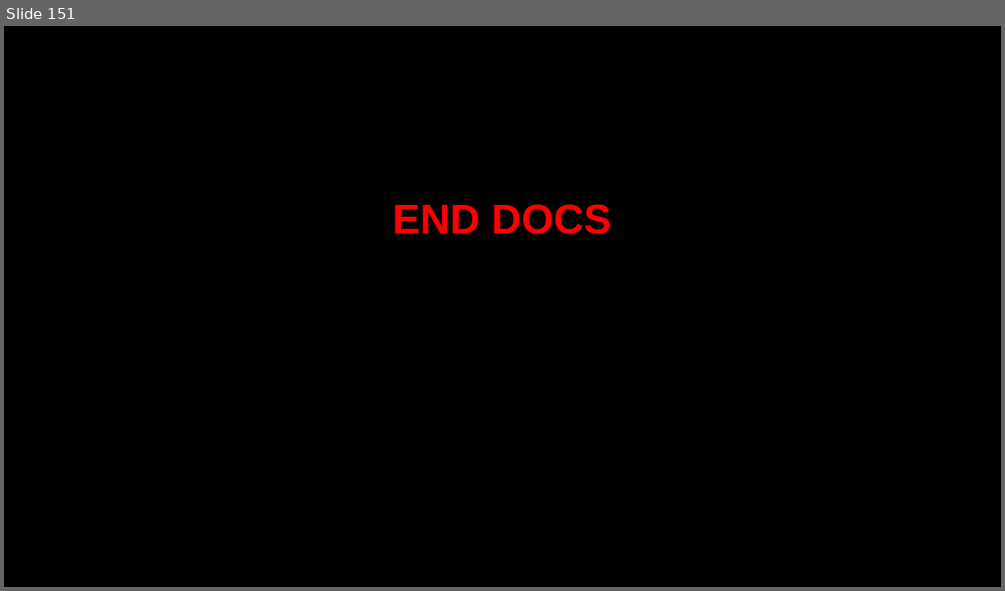
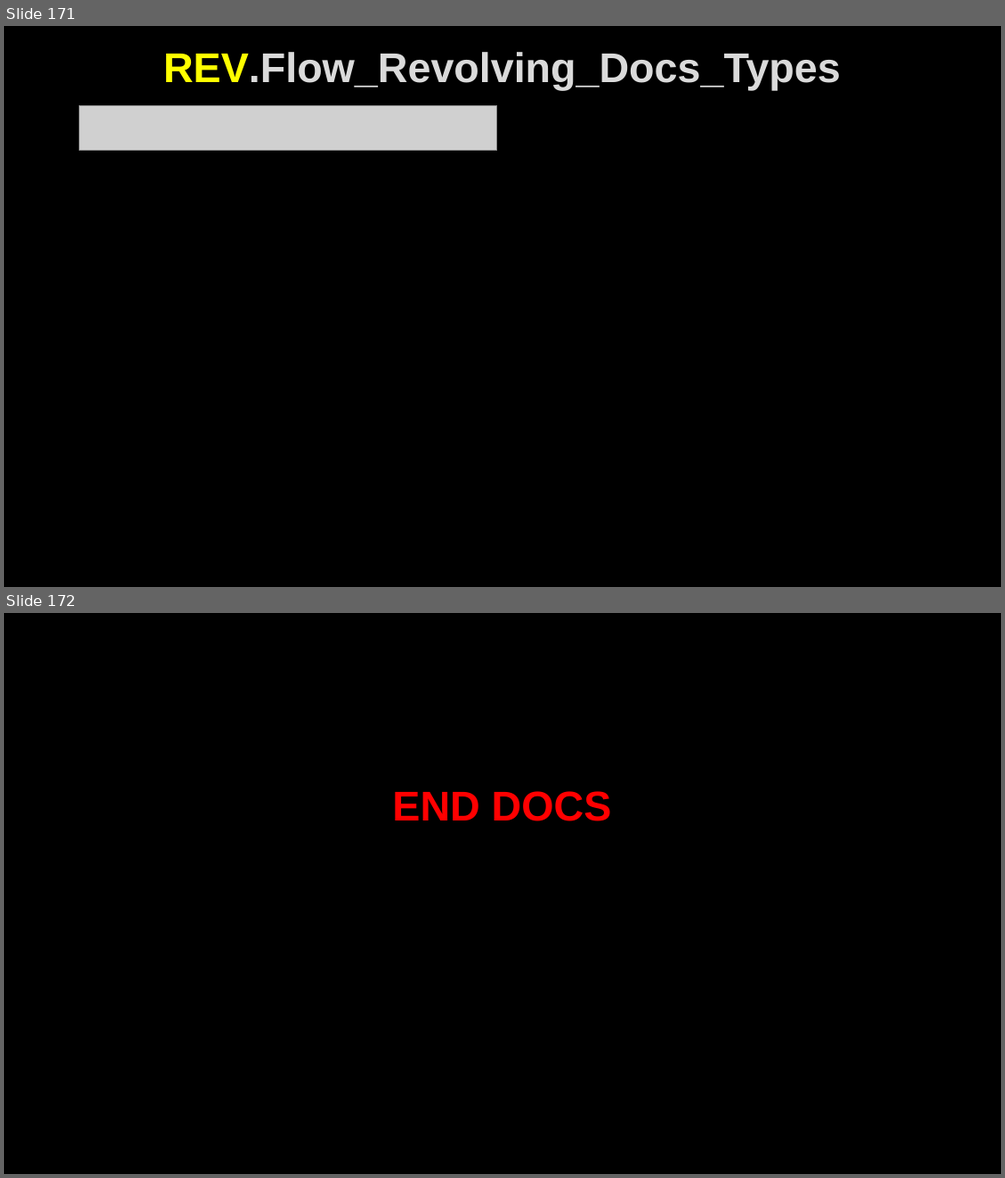
Before and after one commit to AhmedMohamedSamir1/Summary, a slide deck: Dot Net/Business.pptx. Shown one above the other, each under a label of ours: slide 151 before the commit, slides 171 and 172 after it. The pictures are 1005x591 and 1005x1178 pixels, drawn with LibreOffice and Linux fonts; fonts in the diff are those of the drawing; grey boxes stand for pictures; background and template pictures are left out. Boxes give left, top, right and bottom in pixels: in the first picture for what was removed or moved away, otherwise in the second. Text is boxed around its words. In the diff, an @@ line names an element or a change of style, - is before the commit and + after.

```diff
--- a/Dot Net/Business.pptx
+++ b/Dot Net/Business.pptx
@@ slide 171 added at (4,26,1001,587), background picture (left out) @@
@@ title added at (163,52,841,90), 40 pt, text #DADADA, bold @@
+REV.Flow_Revolving_Docs_Types
@@ picture added at (80,105,497,150) @@
@@ what was slide 151 is now slide 172 @@
```
Also in this commit, not shown: 16 slides changed, 37 other slides added, 2 slides removed, 7 other files.
